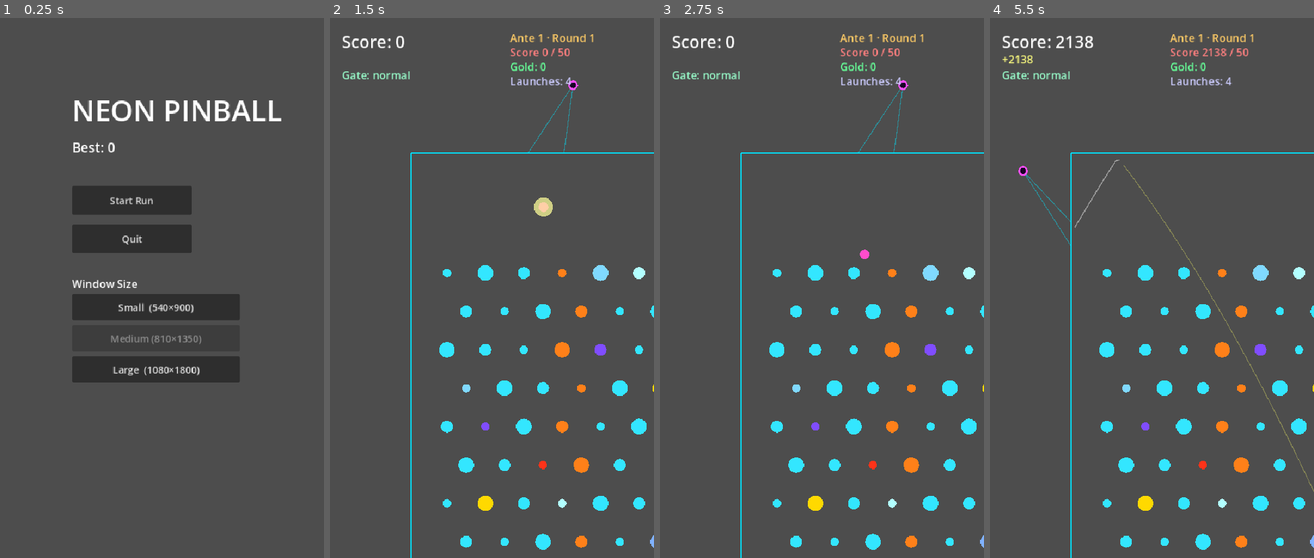
Above: before the commit, frames 1-4 (left to right).
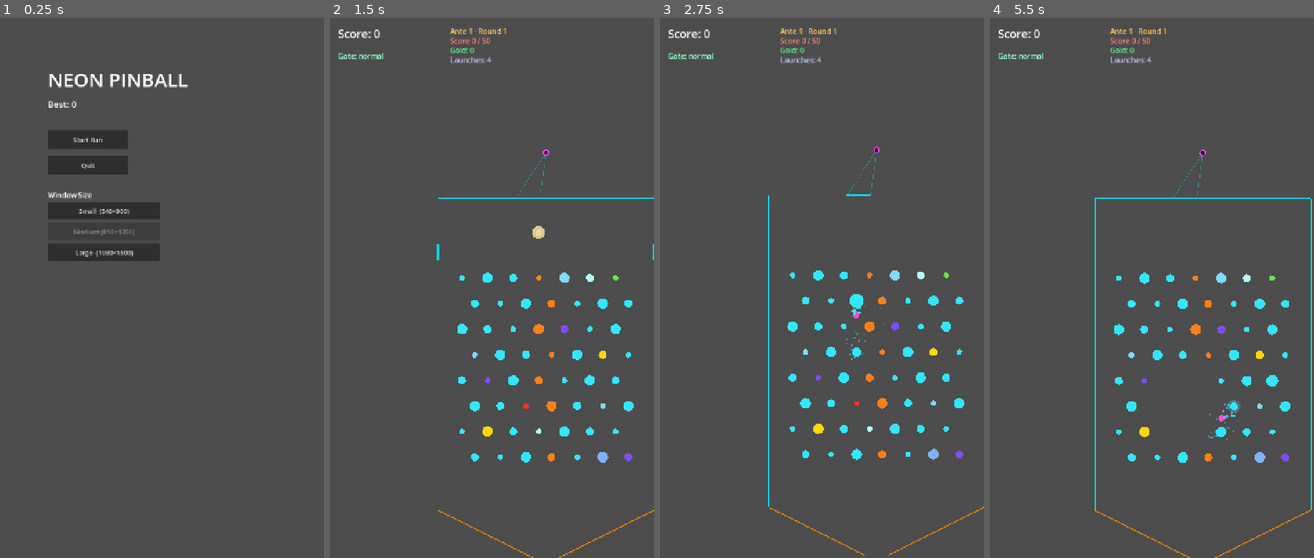
Above: after the commit, the same moments.

Repository: GencyZ/NeonPinball
Game: Godot game, scene res://scenes/main_menu.tscn
Same seed, same stepped clock (60 frames per second), same inputs: the game is played once before the commit and once after it.
Inputs (mouse positions are in pixels of both pictures, inside the frame that each line leads up to):
- Up to frame 1 (0.25 s): no input
- Up to frame 2 (1.5 s): click "Start Run" at 0.5 s; tap Enter at 1.25 s; move the mouse to (563, 261) at 1.27 s; hold D from 1.28 s (still down); hold Shift from 1.28 s (still down); click (563, 261) at 1.42 s
- Up to frame 3 (2.75 s): tap Space at 1.52 s; release D at 2 s; release Shift at 2 s; drag from (757, 315) to (805, 396) at 2.02 s
- Up to frame 4 (5.5 s): move the mouse to (1184, 169) at 2.77 s; hold D 2.78-3.5 s; tap Ctrl at 2.85 s; drag from (1135, 396) to (1054, 207) at 3.52 s; move the mouse to (1249, 369) at 4.27 s; hold A 4.28-5 s; tap Tab at 4.35 s; tap Space at 4.52 s; drag from (1054, 207) to (1103, 153) at 5.02 s

The runs differ from the first frame. In frame 1, 12% of the frame differs, in the area x 14-87%, y 10-68%; in frame 2, 7.1%; in frame 3, 7.1%; in frame 4, 7.7%.

Commit message:
fix: set viewport to 810x1350 to match board canvas size

Diff:
--- a/game/project.godot
+++ b/game/project.godot
@@ -24,8 +24,8 @@
 
 [display]
 
-window/size/viewport_width=540
-window/size/viewport_height=900
+window/size/viewport_width=810
+window/size/viewport_height=1350
 window/size/window_width_override=810
 window/size/window_height_override=1350
 window/stretch/mode="canvas_items"
